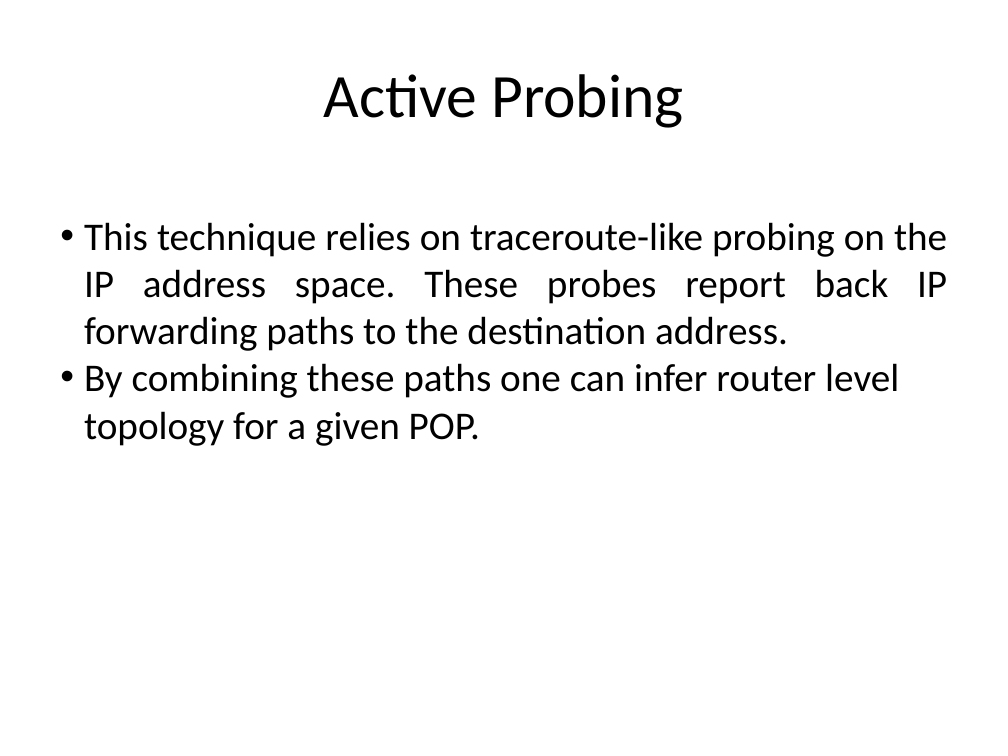
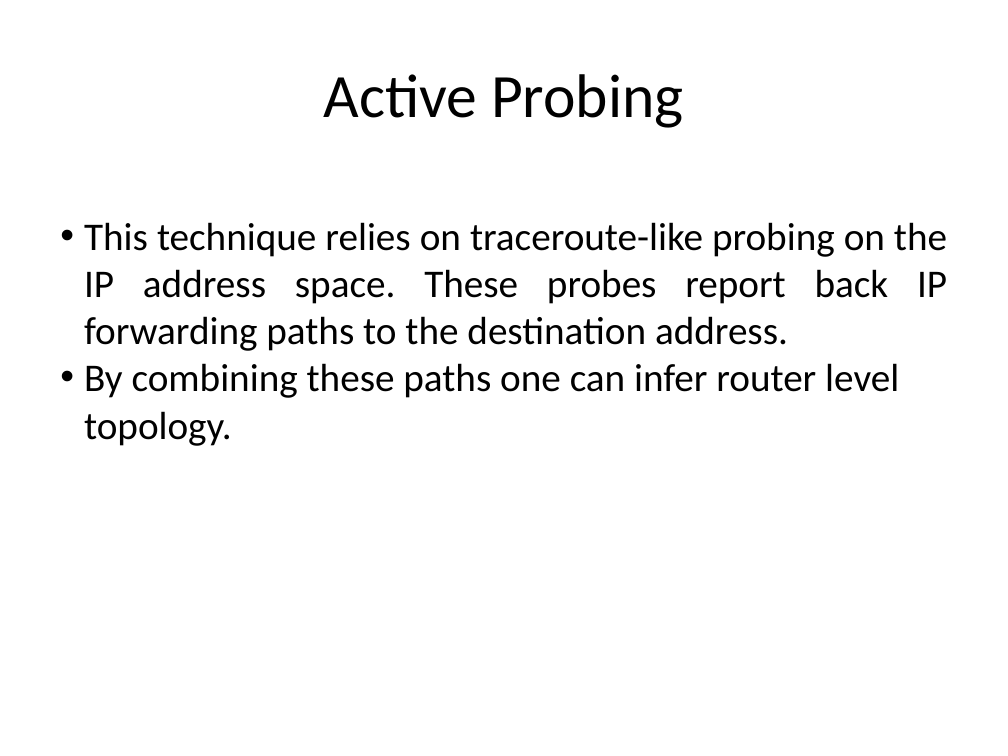
Before and after one commit to sourabh14/network-mapper, a slide deck: slide 11 of docs/project-presentation.pptx. Drawn at 1008x756 pixels with LibreOffice and Linux fonts; fonts in the diff are those of the drawing. Boxes give left, top, right and bottom in pixels: in the first picture for what was removed or moved away, otherwise in the second. Text is boxed around its words. In the diff, an @@ line names an element or a change of style, - is before the commit and + after.

```diff
--- a/docs/project-presentation.pptx
+++ b/docs/project-presentation.pptx
@@ text at [84, 363, 899, 446]: text changed @@
-• By combining these paths one can infer router level topology for a given POP.
+• By combining these paths one can infer router level topology.
```
Also in this commit, not shown: 5 other slides changed, 2 slides added, 1 other file.
